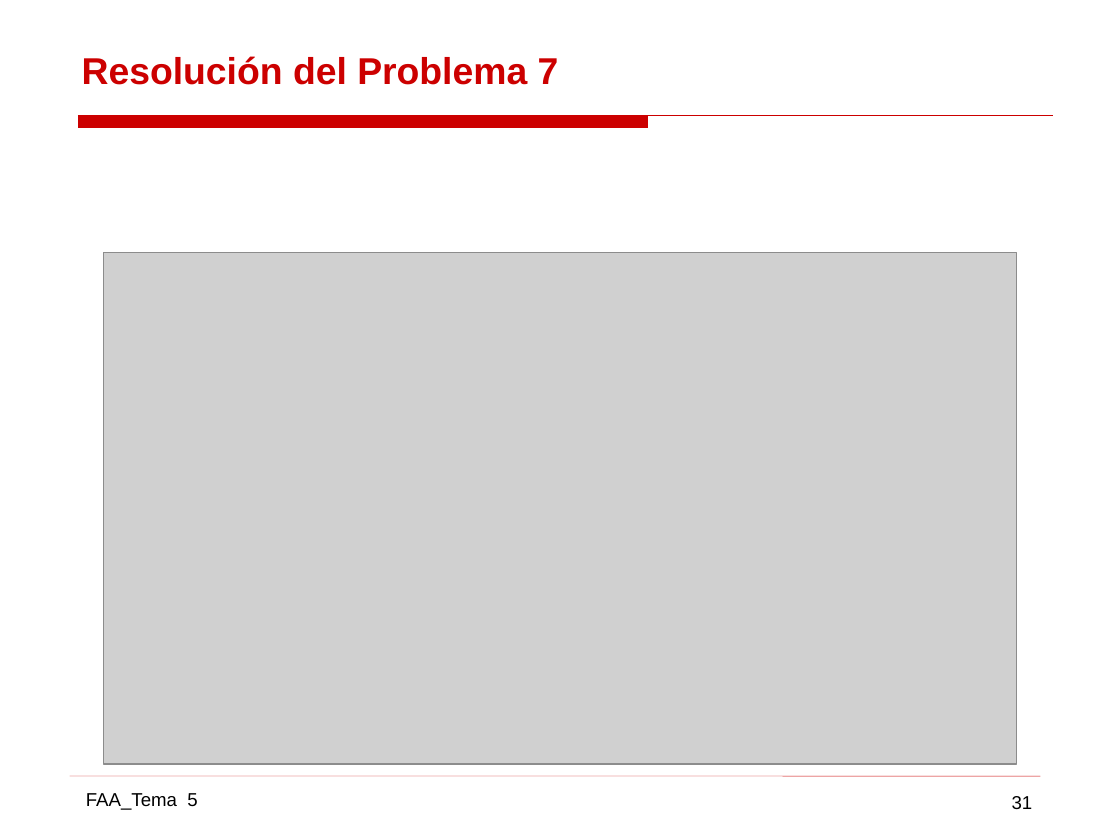
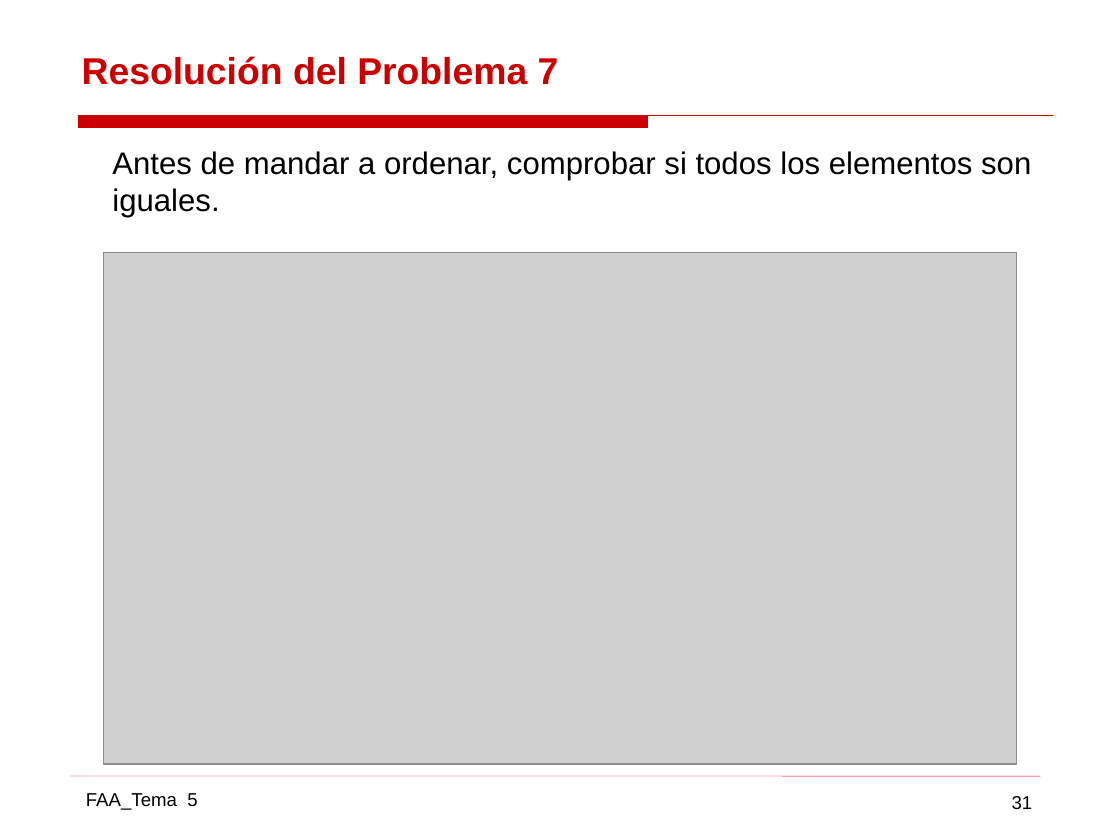
Before and after one commit to gabrielpr96/ETSIcode, a slide deck: slide 31 of FAA/Practica 2 AAD/AAD_11.pptx. Drawn at 1120x840 pixels with LibreOffice and Linux fonts; fonts in the diff are those of the drawing; grey boxes stand for pictures. Boxes give left, top, right and bottom in pixels: in the first picture for what was removed or moved away, otherwise in the second. Text is boxed around its words. In the diff, an @@ line names an element or a change of style, - is before the commit and + after.

```diff
--- a/FAA/Practica 2 AAD/AAD_11.pptx
+++ b/FAA/Practica 2 AAD/AAD_11.pptx
@@ text added at (112,151,1031,218), 20 pt, text #000000 @@
+Antes de mandar a ordenar, comprobar si todos los elementos son iguales.
```
Also in this commit, not shown: 22 other slides changed, 1 slide added, 2 slides removed, 5 other files.
